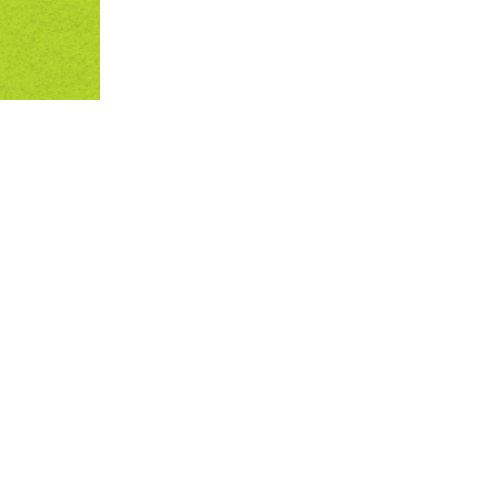
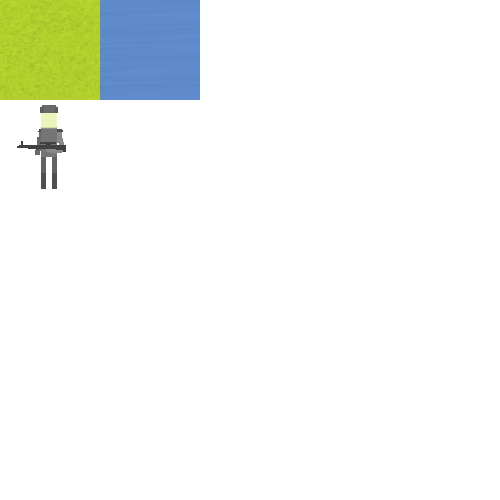
Layer changes from the first w=500, h=500 image to the second:
added layer "Troop" above "Sea" over [17,105,66,189]
added layer "Sea" above "Plain" over [100,0,200,100]
